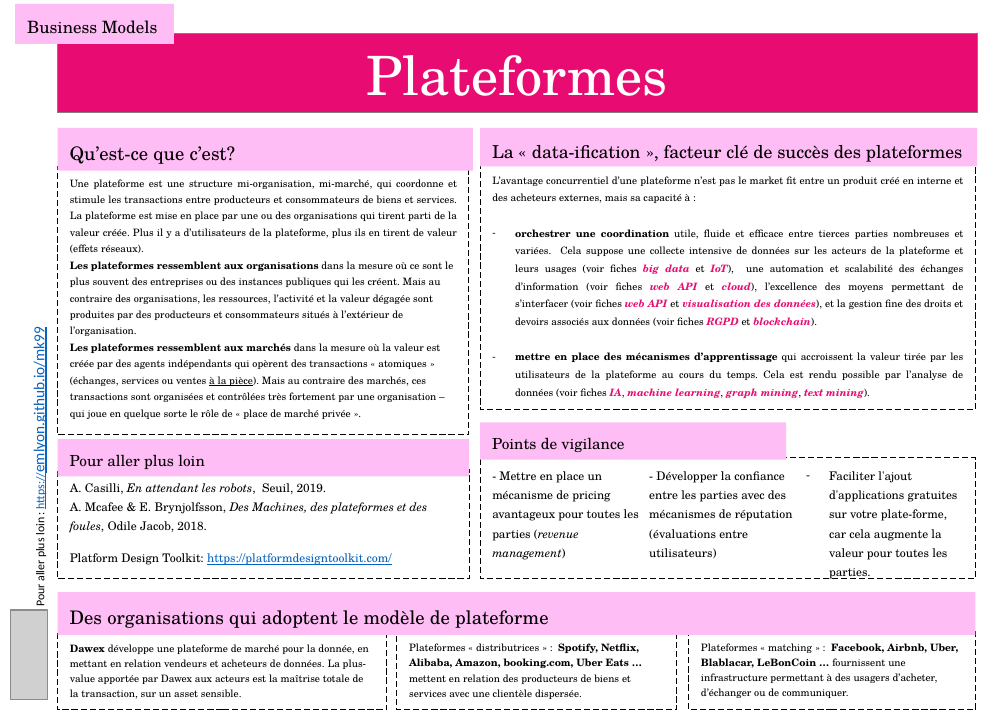
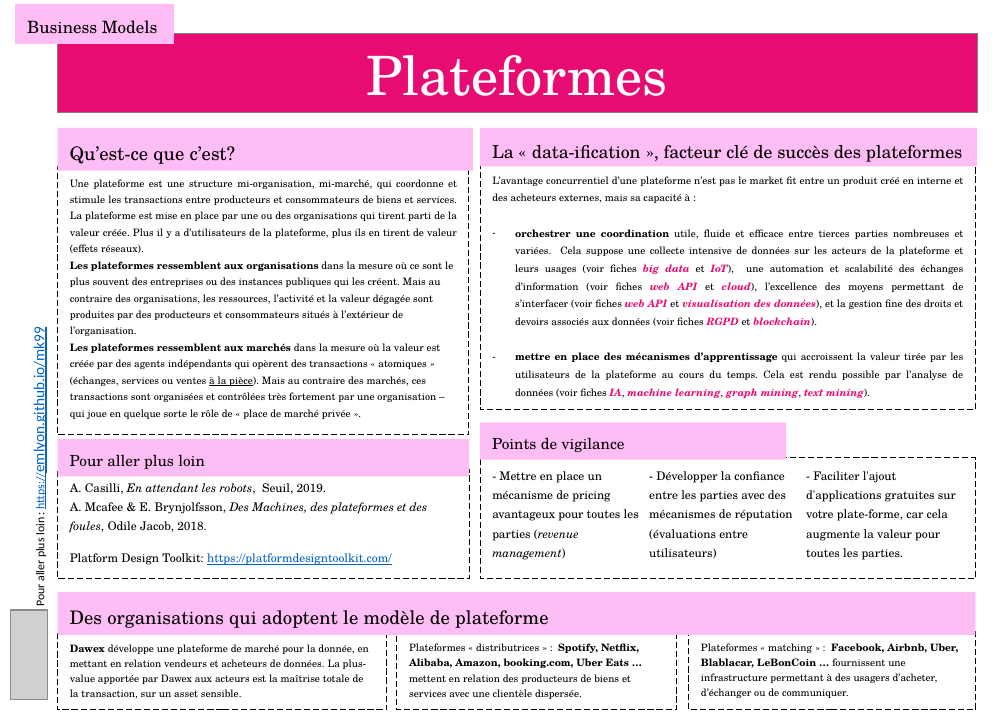
Before and after one commit to emlyon/chaire-implid, a slide deck: slide 12 of docs/content/fr/cards.pptx. Drawn at 1008x718 pixels with LibreOffice and Linux fonts; fonts in the diff are those of the drawing; grey boxes stand for pictures. Boxes give left, top, right and bottom in pixels: in the first picture for what was removed or moved away, otherwise in the second. Text is boxed around its words. In the diff, an @@ line names an element or a change of style, - is before the commit and + after.

```diff
--- a/docs/content/fr/cards.pptx
+++ b/docs/content/fr/cards.pptx
@@ text in rectangle at bbox=[806, 490, 956, 560]: text changed @@
-– Faciliter l'ajout d'applications gratuites sur votre plate-forme, car cela augmente la valeur pour toutes les parties.
+- Faciliter l'ajout d'applications gratuites sur votre plate-forme, car cela augmente la valeur pour toutes les parties.
```
Also in this commit, not shown: 2 other slides changed, 21 other files.
